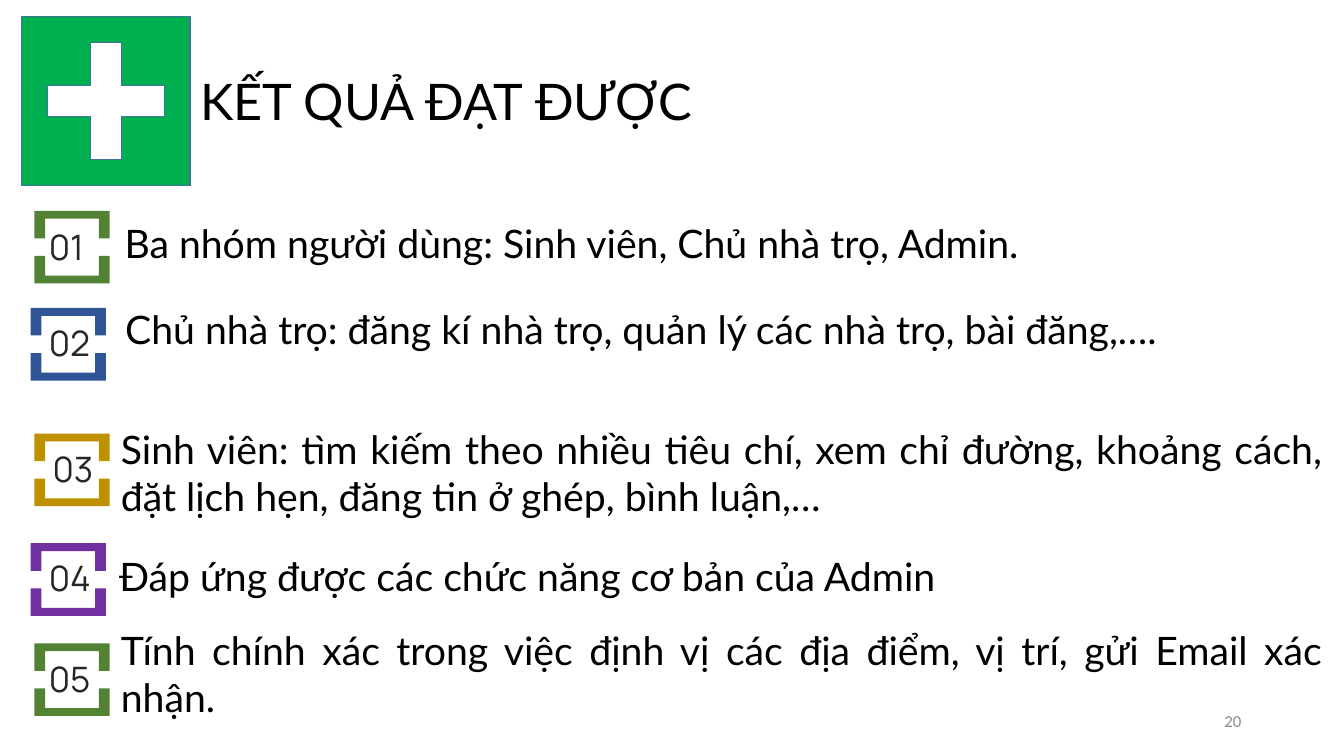
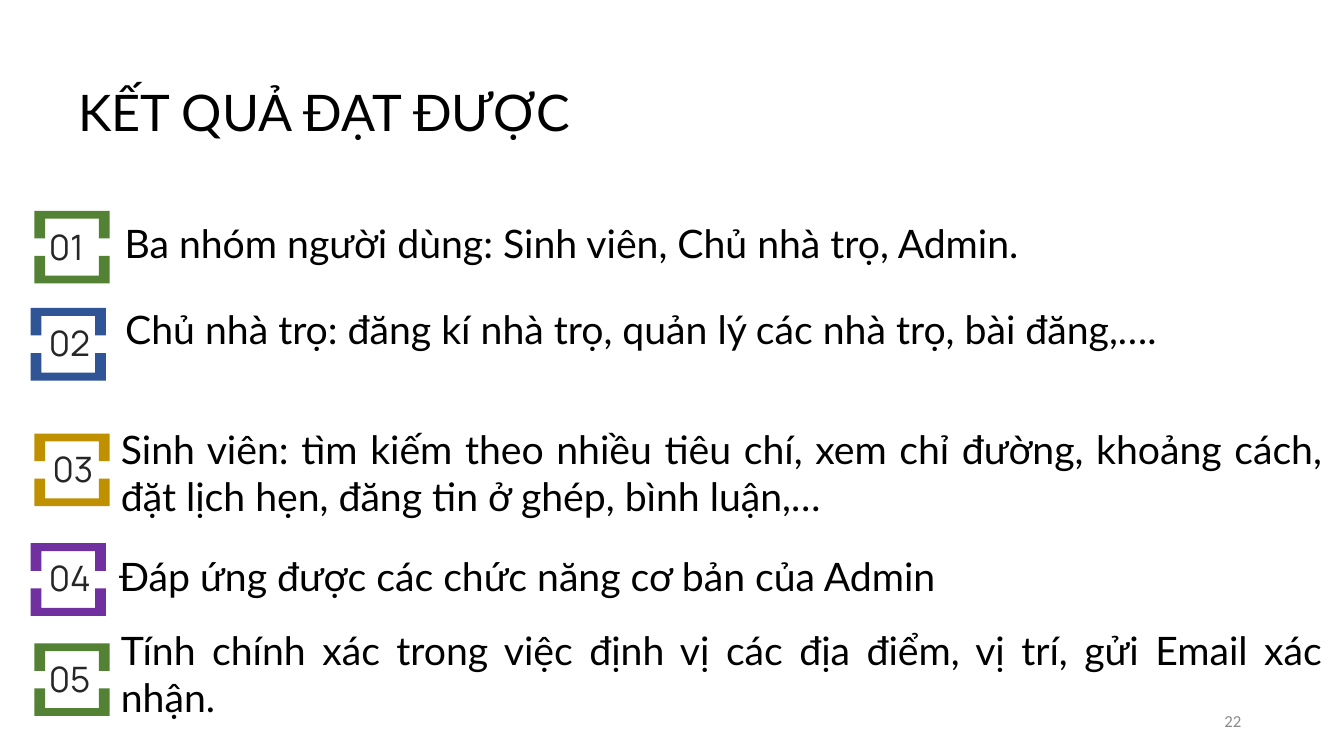
Before and after one commit to minhynguyen/luanvan, a slide deck: slide 22 of LVTN.pptx (slide 20 before the commit). Drawn at 1344x756 pixels with LibreOffice and Linux fonts; fonts in the diff are those of the drawing. Boxes give left, top, right and bottom in pixels: in the first picture for what was removed or moved away, otherwise in the second. Text is boxed around its words. In the diff, an @@ line names an element or a change of style, - is before the commit and + after.

```diff
--- a/LVTN.pptx
+++ b/LVTN.pptx
@@ rectangle removed at (21,17,190,186) @@
@@ plus removed at (47,42,164,159) @@
@@ text "KẾT QUẢ ĐẠT ĐƯỢC": place and size @@
-text "KẾT QUẢ ĐẠT ĐƯỢC" at (200,77,692,129)
+text "KẾT QUẢ ĐẠT ĐƯỢC" at (78,88,570,140)
@@ page number at (1224,716,1241,727): text changed @@
-20
+22
```
Also in this commit, not shown: 5 other slides changed, 2 slides added.
